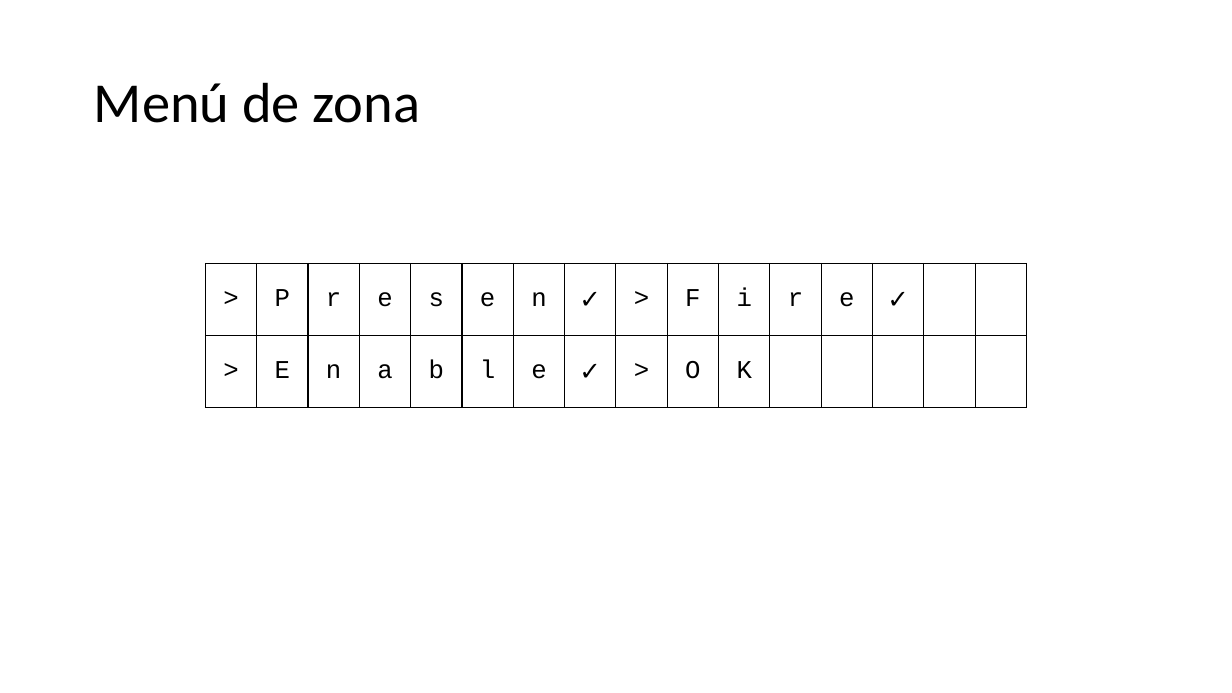
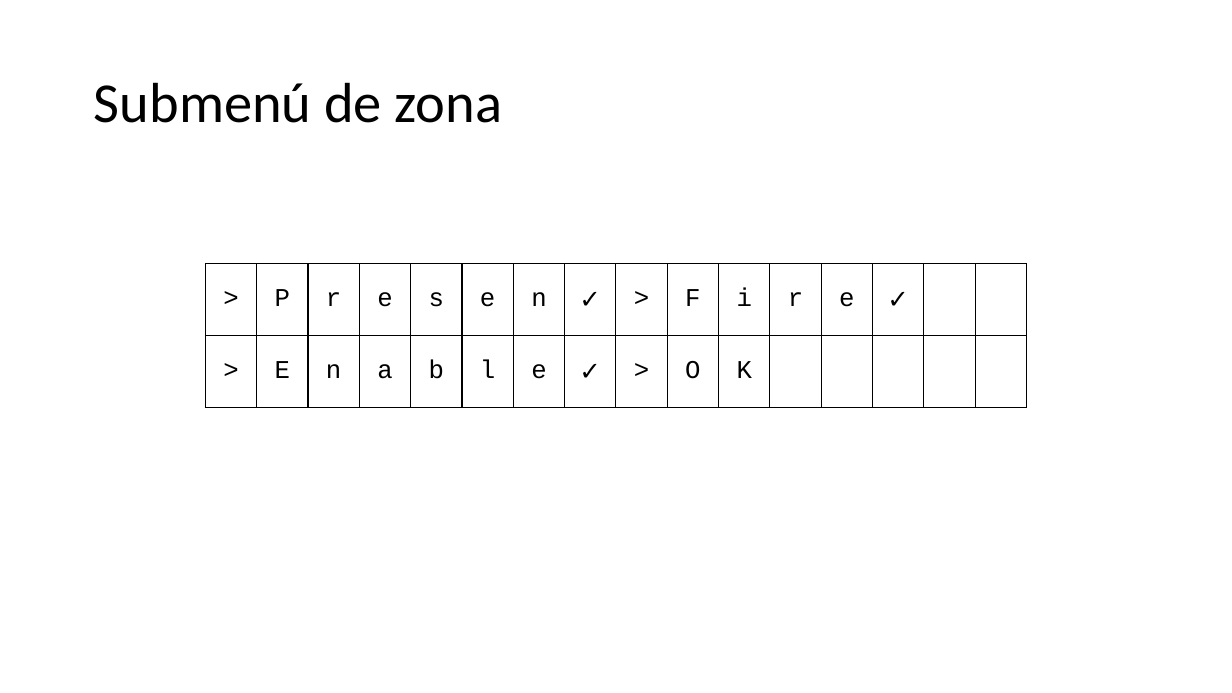
Before and after one commit to JaviHorta/firmware, a slide deck: slide 11 of menus sistema de alarma.pptx (slide 10 before the commit). Drawn at 1232x693 pixels with LibreOffice and Linux fonts; fonts in the diff are those of the drawing. Boxes give left, top, right and bottom in pixels: in the first picture for what was removed or moved away, otherwise in the second. Text is boxed around its words. In the diff, an @@ line names an element or a change of style, - is before the commit and + after.

```diff
--- a/menus sistema de alarma.pptx
+++ b/menus sistema de alarma.pptx
@@ title at bbox=[94, 82, 503, 123]: text changed @@
-Menú de zona
+Submenú de zona
```
Also in this commit, not shown: 11 other slides changed, 1 slide added, 2 other files.
